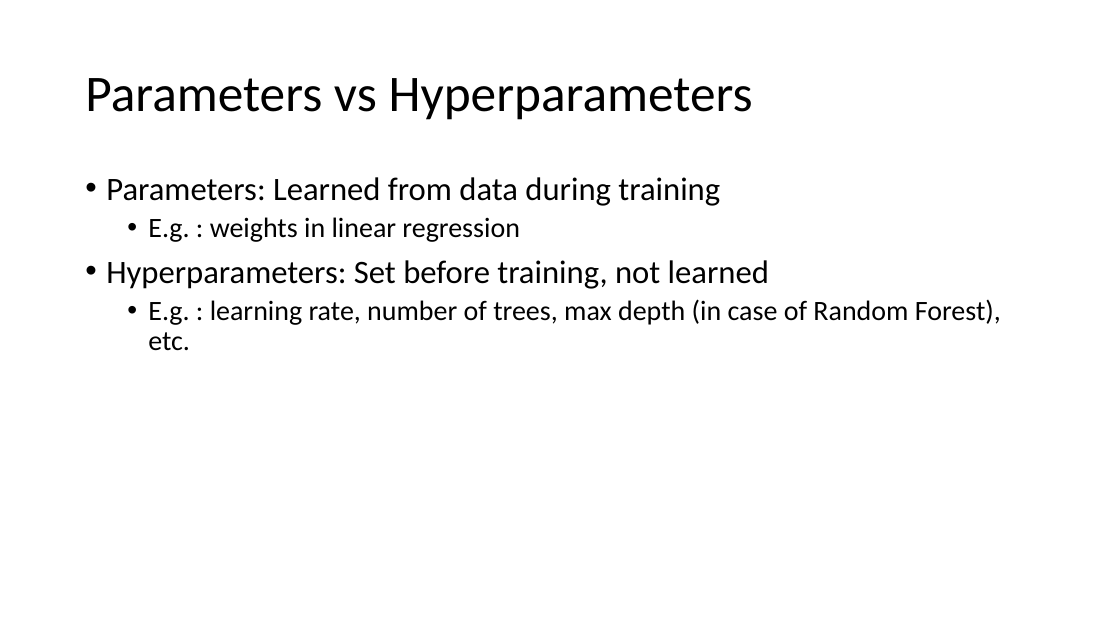
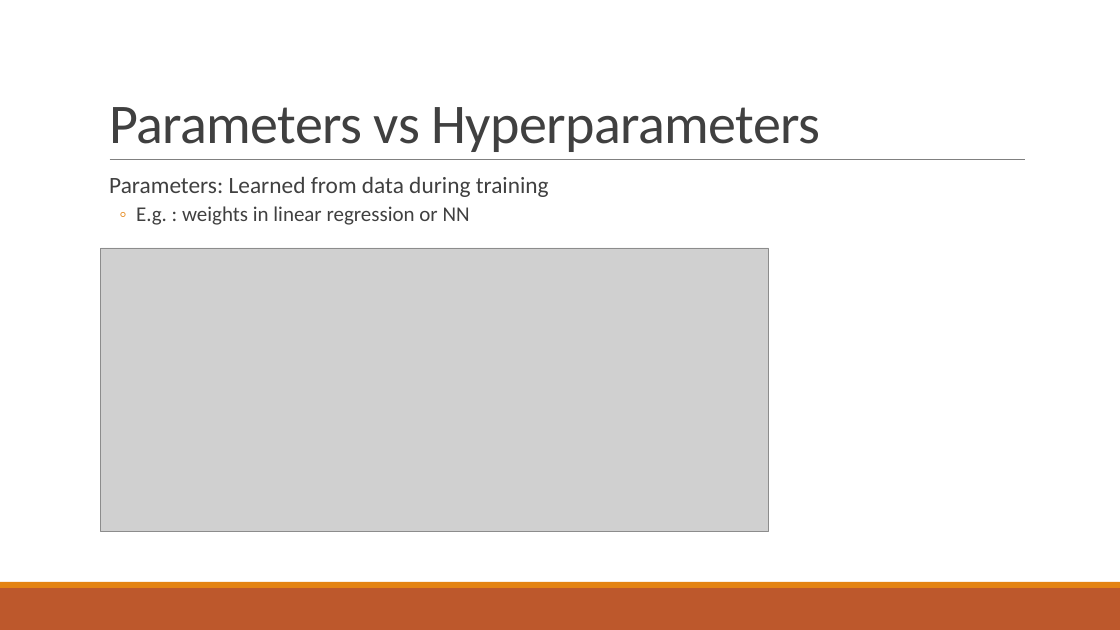
Before and after one commit to SubashSah/AI-Intern-2025, a slide deck: slide 3 of Task 3/Fine-tuning model.pptx. Drawn at 1120x630 pixels with LibreOffice and Linux fonts; fonts in the diff are those of the drawing; grey boxes stand for pictures. Boxes give left, top, right and bottom in pixels: in the first picture for what was removed or moved away, otherwise in the second. Text is boxed around its words. In the diff, an @@ line names an element or a change of style, - is before the commit and + after.

Commit message:
Updated hyperparameter tuning and model fine-tuning

```diff
--- a/Task 3/Fine-tuning model.pptx
+++ b/Task 3/Fine-tuning model.pptx
@@ title "Parameters vs Hyperparameters": place and size @@
-title "Parameters vs Hyperparameters" at [85, 78, 753, 120]
+title "Parameters vs Hyperparameters" at [109, 107, 821, 152]
@@ title "Parameters vs Hyperparameters" at [109, 107, 821, 152]: size 44 to 48 pt, text colour #000000 to #404040, letter spacing 0 to -0.5 pt; line spacing 0.9 to 0.85; vertical alignment middle to bottom @@
@@ text at [109, 177, 549, 197]: size 28 to 20 pt, text colour #000000 to #404040 in "Parameters: Learned from data during training"; bullet • to  ; more space between paragraphs @@
@@ line added from (110, 160) to (1026, 160), #808080 0.5 pt @@
@@ text at [136, 206, 470, 225]: text changed; size 24 to 18 pt; text colour #000000 to #404040 @@
-  • E.g. : weights in linear regression
-• Hyperparameters: Set before training, not learned
-  • E.g. : learning rate, number of trees, max depth (in case of Random Forest), etc.
+  ◦ E.g. : weights in linear regression or NN
@@ picture added at [101, 248, 769, 532] @@
@@ rectangle added at [0, 588, 1120, 630], fill #BD582C @@
@@ rectangle added at [0, 582, 1120, 588], fill #E48312 @@
```
Also in this commit, not shown: 7 other slides changed, 5 slides added, 2 slides removed.
